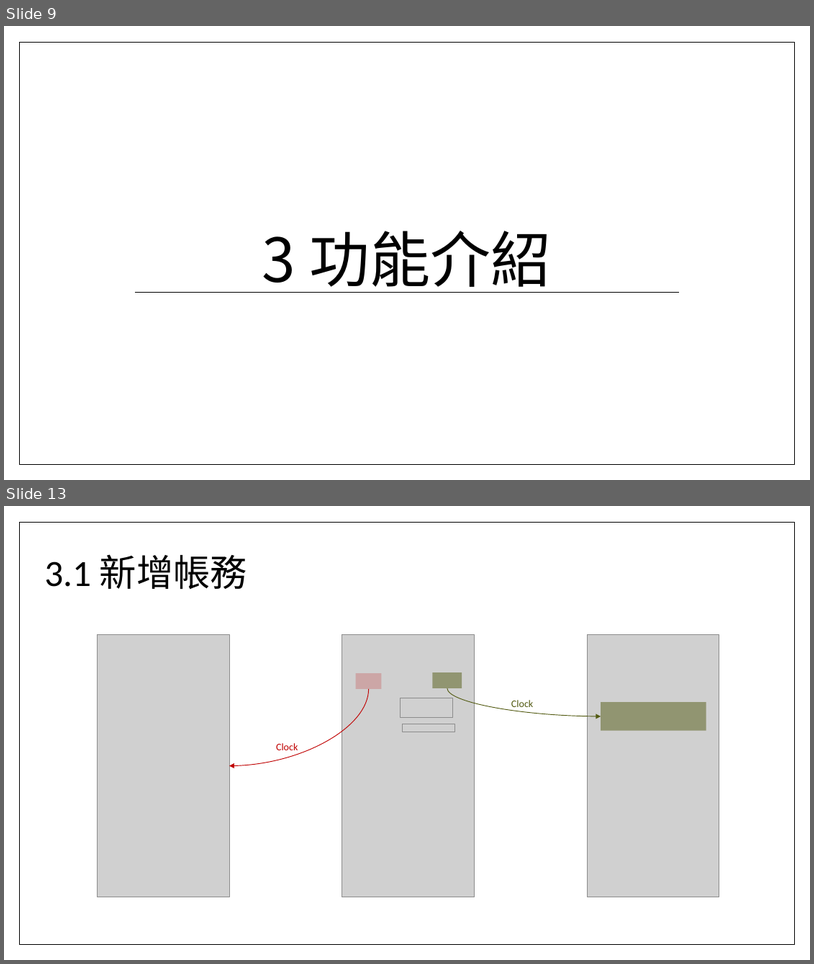
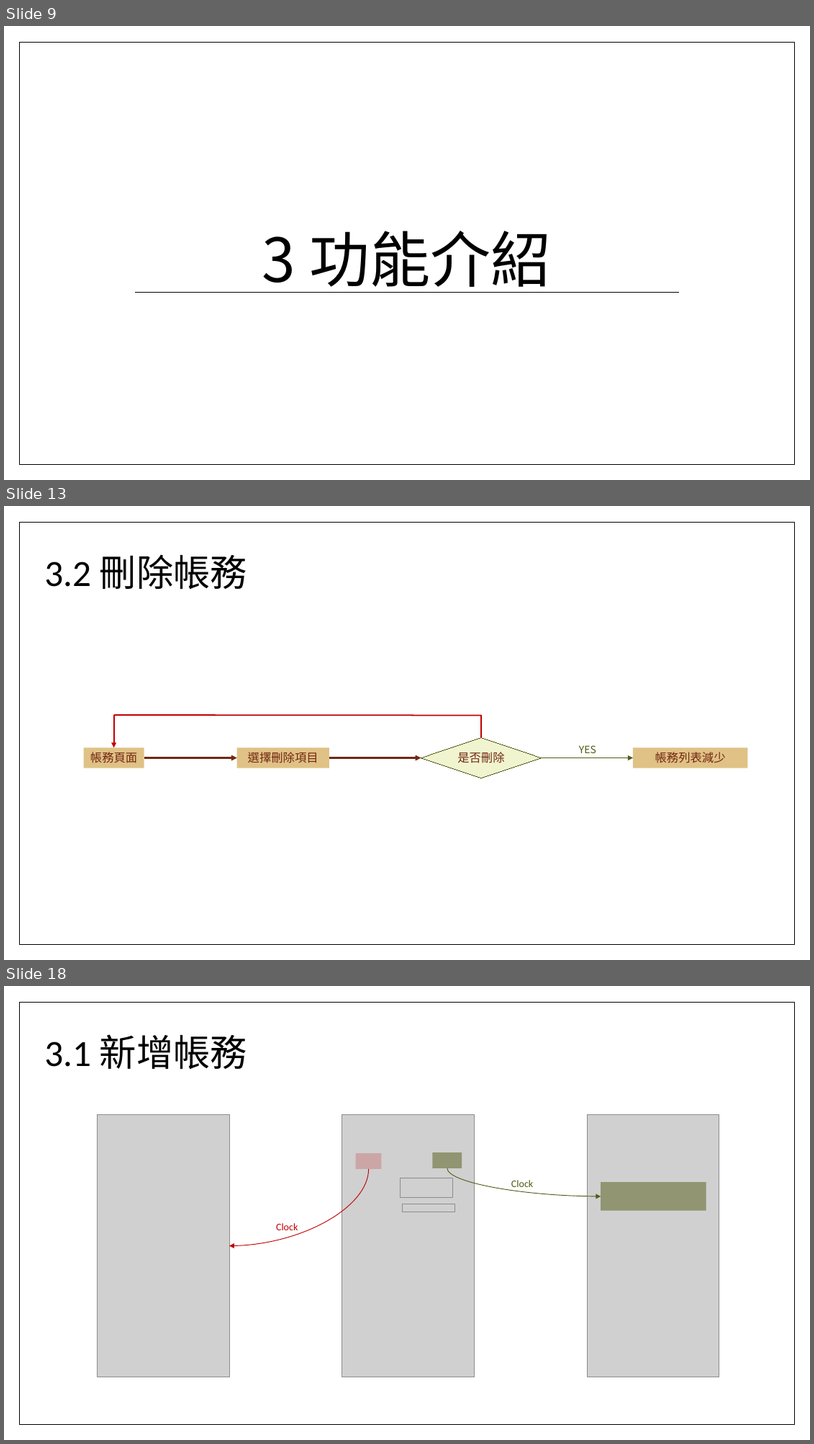
Before and after one commit to TzuHua0706/wk6, a slide deck: UX framework for MoneyCare.pptx. Shown one above the other, each under a label of ours: slides 9 and 13 before the commit, slides 9, 13 and 18 after it; the slides between them are not shown. The pictures are 814x964 and 814x1444 pixels, drawn with LibreOffice and Linux fonts; fonts in the diff are those of the drawing; grey boxes stand for pictures; background and template pictures are left out. Boxes give left, top, right and bottom in pixels: in the first picture for what was removed or moved away, otherwise in the second. Text is boxed around its words. In the diff, an @@ line names an element or a change of style, - is before the commit and + after.

```diff
--- a/UX framework for MoneyCare.pptx
+++ b/UX framework for MoneyCare.pptx
@@ slide 13 added at <box>4,506,810,960</box>, background picture (left out); not listed: 1 template element that a slide beside it also shows @@
@@ text added at <box>44,554,247,590</box>, 44 pt, text #000000 @@
+3.2 刪除帳務
@@ line added from (114, 715) to (481, 716), #C00000 1.5 pt @@
@@ arrow added from (114, 715) to (114, 747), #C00000 1.5 pt @@
@@ line added from (481, 738) to (481, 715), #C00000 1.5 pt @@
@@ diamond added at <box>422,738,542,778</box>, fill #F0F5D0, outline #535C14 0.75 pt, 14 pt, text #722811 @@
+是否刪除
@@ rectangle added at <box>84,747,144,768</box>, fill #E0C286, 14 pt, text #722811 @@
+帳務頁面
@@ arrow added from (144, 758) to (237, 758), #722811 2.25 pt @@
@@ rectangle added at <box>237,747,329,768</box>, fill #E0C286, 14 pt, text #722811 @@
+選擇刪除項目
@@ arrow added from (329, 758) to (422, 758), #722811 2.25 pt @@
@@ arrow added from (542, 758) to (633, 758), #535C14 1.5 pt @@
@@ text added at <box>579,745,597,753</box>, 12 pt, text #535C14 @@
+YES
@@ rectangle added at <box>633,747,748,768</box>, fill #E0C286, 14 pt, text #722811 @@
+帳務列表減少
@@ what was slide 13 is now slide 18 @@
```
Also in this commit, not shown: 4 other slides added, 1 other file.
